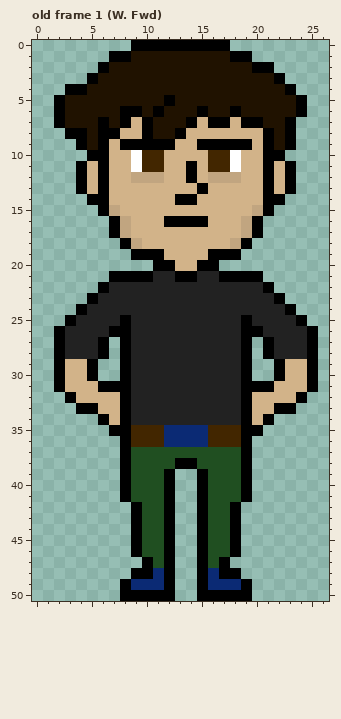
File history of a pixel-art file, WIP/Kyle-esque(3).aseprite. Above, as it was before the edit.
27x51 pixels, 8 frames. Shown: old frame 1 (W. Fwd).
The same view after the edit:
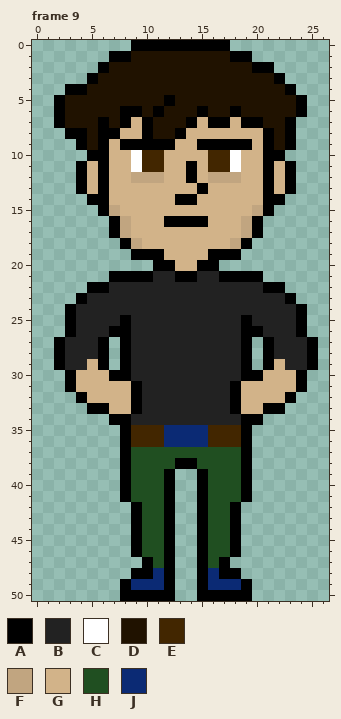
Palette (. is transparent): A #000000  B #222222  C #ffffff  D #201200  E #422600  F #c1a580  G #d2b389  H #204f21  J #0b2a74
A new or re-ordered frame is compared with the old frame closest to it.
The exact change:
{"change": "frames 8 -> 9"}
{"change": "layer \"Layer 1\" added"}
{"where": "frame 9 is new; against old frame 1 (W. Fwd), layers \"Layer 1\", \"Layer\""}
{"frame":9,"y":22,"x":5,"old":".","new":"A"}
{"frame":9,"y":22,"x":22,"old":".","new":"A"}
{"frame":9,"y":23,"x":4,"old":".A","new":"AB"}
{"frame":9,"y":23,"x":22,"old":"A.","new":"BA"}
{"frame":9,"y":24,"x":3,"old":".A","new":"AB"}
{"frame":9,"y":24,"x":23,"old":"A.","new":"BA"}
{"frame":9,"y":26,"x":2,"old":"AB","new":".A"}
{"frame":9,"y":26,"x":24,"old":"BA","new":"A."}
{"frame":9,"y":29,"x":3,"old":"GGA.","new":"BBGA"}
{"frame":9,"y":29,"x":21,"old":".AGG","new":"AGBB"}
{"frame":9,"y":30,"x":2,"old":"AG","new":".A"}
{"frame":9,"y":30,"x":5,"old":"A..","new":"GGA"}
{"frame":9,"y":30,"x":20,"old":"..A","new":"AGG"}
{"frame":9,"y":30,"x":24,"old":"GA","new":"A."}
{"frame":9,"y":31,"x":2,"old":"AG","new":".A"}
{"frame":9,"y":31,"x":6,"old":"AAAB","new":"GGGA"}
{"frame":9,"y":31,"x":18,"old":"BAAA","new":"AGGG"}
{"frame":9,"y":31,"x":24,"old":"GA","new":"A."}
{"frame":9,"y":32,"x":3,"old":"AG","new":".A"}
{"frame":9,"y":32,"x":8,"old":"AB","new":"GA"}
{"frame":9,"y":32,"x":18,"old":"BA","new":"AG"}
{"frame":9,"y":32,"x":23,"old":"GA","new":"A."}
{"frame":9,"y":33,"x":4,"old":"A","new":"."}
{"frame":9,"y":33,"x":6,"old":"G","new":"A"}
{"frame":9,"y":33,"x":8,"old":"AB","new":"GA"}
{"frame":9,"y":33,"x":18,"old":"BA","new":"AG"}
{"frame":9,"y":33,"x":21,"old":"G","new":"A"}
{"frame":9,"y":33,"x":23,"old":"A","new":"."}
{"frame":9,"y":34,"x":6,"old":"AG","new":".A"}
{"frame":9,"y":34,"x":20,"old":"GA","new":"A."}
{"frame":9,"y":35,"x":7,"old":"A","new":"."}
{"frame":9,"y":35,"x":20,"old":"A","new":"."}
